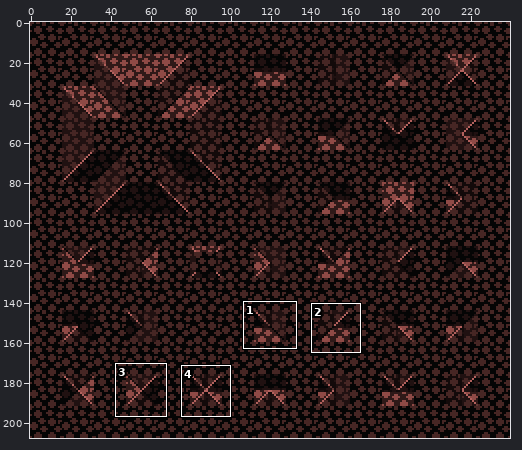
A sprite sheet gets an edit: graphics/images/ramps_soil.png. Above, an overview of the earlier version with the close-up marked.
Close-up. Before the edit:
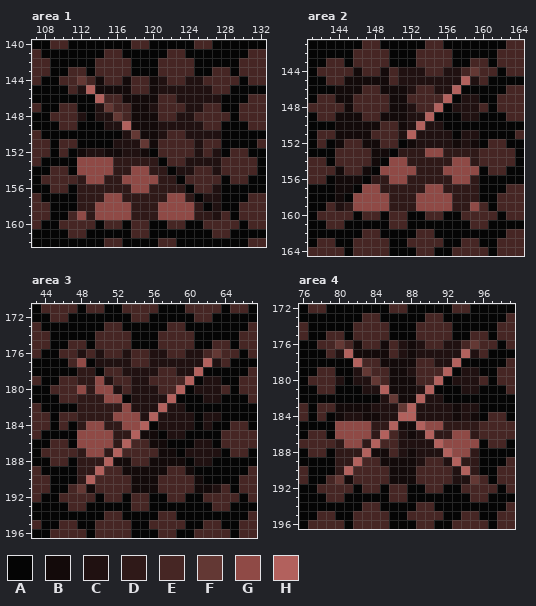
The file is 480x416 pixels, drawn in blocks of 2x2; one block is one cell here. Colours within 5 levels of each other are drawn and written as one. Shown: area 1: x 107..132, y 140..162; area 2: x 141..164, y 141..164; area 3: x 43..67, y 171..196; area 4: x 76..99, y 172..196. The commit also changed other parts of the picture, which this record leaves out.
Palette (. is transparent): A #050505  B #130a0a  C #201111  D #2f1918  E #462624  F #633834  G #8f4a46  H #b2615d
Now the later version:
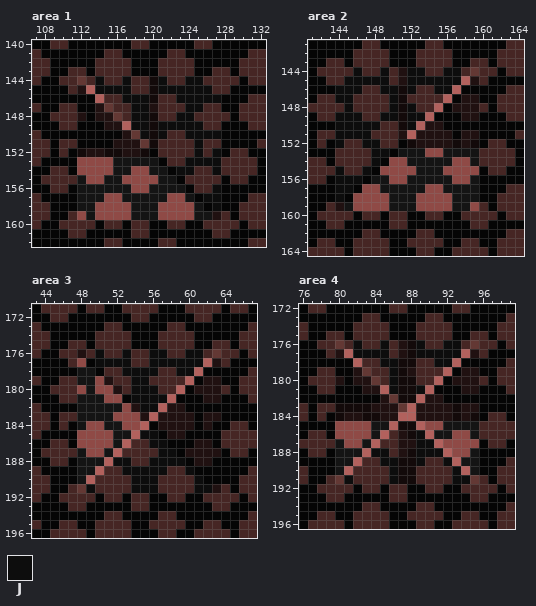
Colours new in this view: J #0d0d0d
From old to new:
Colour D changes from #2f1918 to #141414.
Area 1:
Colour J replaces colour B in row 144 at x 114 and 117; in row 145 at x 114 to 117; in row 146 at x 117 to 119; in rows 147 to 149 at x 118 to 119; in row 150 at x 119.
Colour J replaces colour C in row 144 at x 121 and 124 to 125; in row 145 at x 121 to 126; in row 146 at x 123 to 127; in row 147 at x 124 to 125; in row 148 at x 123 to 124; in row 149 at x 121 to 125.
Colour J replaces colour C in row 150 at x 121 and 124 to 127; in row 151 at x 125; in row 152 at x 125 and 127; in row 153 at x 124 to 127; in row 154 at x 123 to 124 and 127; in row 156 at x 127.
Colour J replaces colour C in row 157 at x 126 to 127; in row 158 at x 127.
Area 2:
Colour J replaces colour B in row 144 at x 146 and 149; in row 145 at x 145 to 149; in row 146 at x 144 to 146 and 149 to 150; in row 147 at x 144 to 145 and 150; in row 148 at x 145 and 150; in row 149 at x 144 to 146 and 149 to 150.
Colour J replaces colour B in row 150 at x 144 to 148; in row 151 at x 144 to 147; in row 152 at x 144 and 147 to 148; in row 153 at x 148 to 149; in row 154 at x 148; in row 155 at x 144 and 147.
Colour J replaces colour B in row 156 at x 144 to 146; in row 157 at x 144 to 145; in row 158 at x 144.
Colour J replaces colour C in row 144 at x 152 to 153 and 156 to 157; in row 145 at x 152 to 157; in row 146 at x 152 and 155 to 156; in row 148 at x 152; in row 149 at x 152 to 153; in row 150 at x 152.
Area 3:
Colour J replaces colour B in row 185 at x 55 to 56; in row 186 at x 56 to 57; in row 187 at x 57 to 58; in row 188 at x 52 to 53 and 56 to 59; in row 189 at x 53 to 57 and 60; in row 190 at x 54 to 56 and 61.
Colour J replaces colour B in row 191 at x 49, 54 to 56 and 61 to 62.
Colour J replaces colour C in row 176 at x 50, 53, 56 to 57 and 60 to 61; in row 177 at x 50 to 53 and 56 to 61; in row 178 at x 53 to 56 and 59 to 60; in row 179 at x 54 to 55; in row 180 at x 54 to 56; in row 181 at x 54 to 57.
Colour J replaces colour C in row 182 at x 55 to 56.
Area 4:
Colour J replaces colour B in row 176 at x 82 and 85; in row 177 at x 82 to 85; in row 178 at x 85 to 86; in rows 179 to 181 at x 86; in row 188 at x 84 to 85; in row 189 at x 85 to 86.
Colour J replaces colour B in row 190 at x 86; in row 191 at x 81 and 86.
Colour J replaces colour C in row 176 at x 89 and 92 to 93; in row 177 at x 89 to 93; in row 178 at x 91 to 92; in row 181 at x 89; in row 186 at x 89; in row 187 at x 89 to 90.
Colour J replaces colour C in row 188 at x 89 to 91; in row 189 at x 89 and 92; in row 190 at x 93; in row 191 at x 93 to 94.
